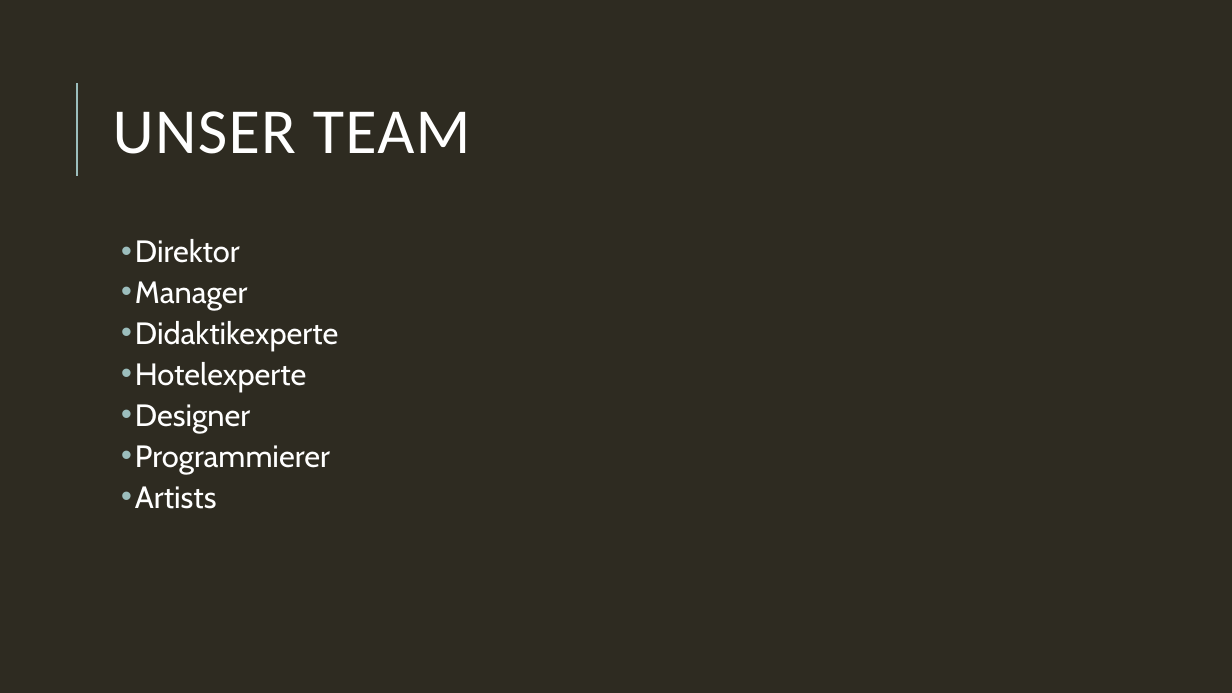
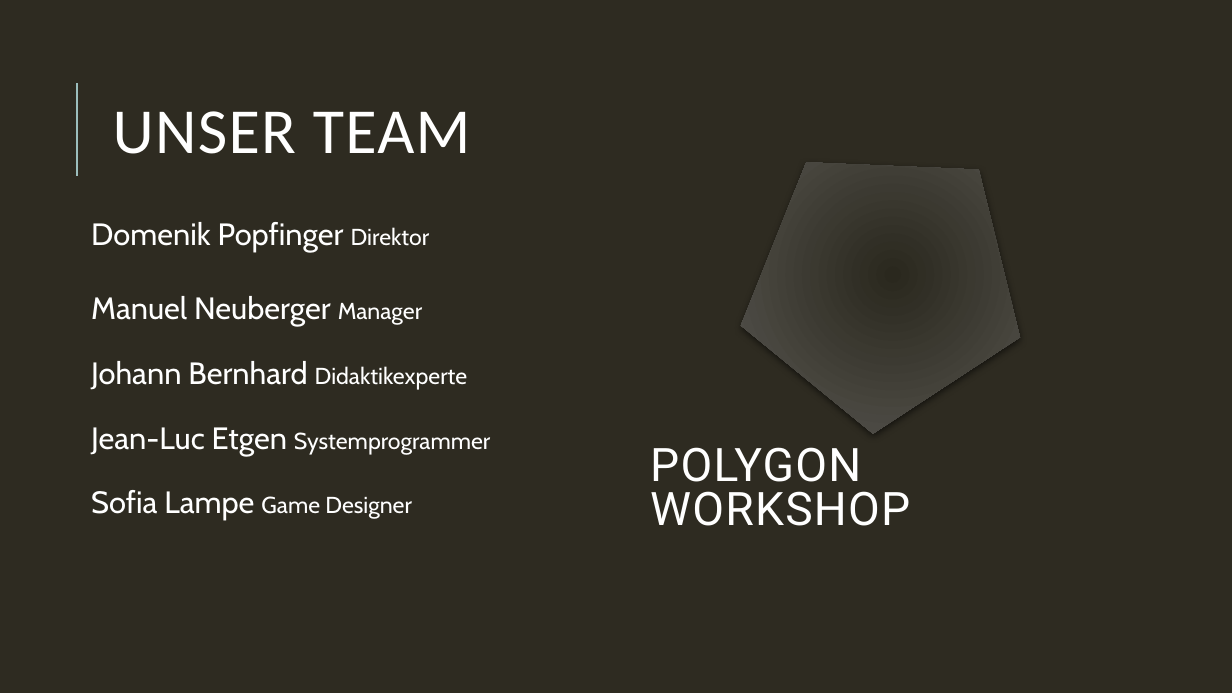
Before and after one commit to JeanlucE/PolygonWorkshop, a slide deck: slide 3 of Polygon Workshop End.pptx. Drawn at 1232x693 pixels with LibreOffice and Linux fonts; fonts in the diff are those of the drawing. Boxes give left, top, right and bottom in pixels: in the first picture for what was removed or moved away, otherwise in the second. Text is boxed around its words. In the diff, an @@ line names an element or a change of style, - is before the commit and + after.

Commit message:
Folien

```diff
--- a/Polygon Workshop End.pptx
+++ b/Polygon Workshop End.pptx
@@ pentagon added at [700, 82, 1086, 467], fill gradient #2B281F to #656460 @@
@@ text added at [91, 222, 490, 520], 24 pt, text #FFFFFF @@
+Domenik Popfinger Direktor
+Manuel Neuberger Manager
+Johann Bernhard Didaktikexperte
+Jean-Luc Etgen Systemprogrammer
+Sofia Lampe Game Designer
@@ text removed at [135, 239, 338, 509] @@
-  • Direktor
-  • Manager
-  • Didaktikexperte
-  • Hotelexperte
-  • Designer
-  • Programmierer
-  • Artists
@@ text added at [650, 447, 910, 526], 36 pt, text #FFFFFF @@
+POLYGON WORKSHOP
```
Also in this commit, not shown: 4 other slides changed.
